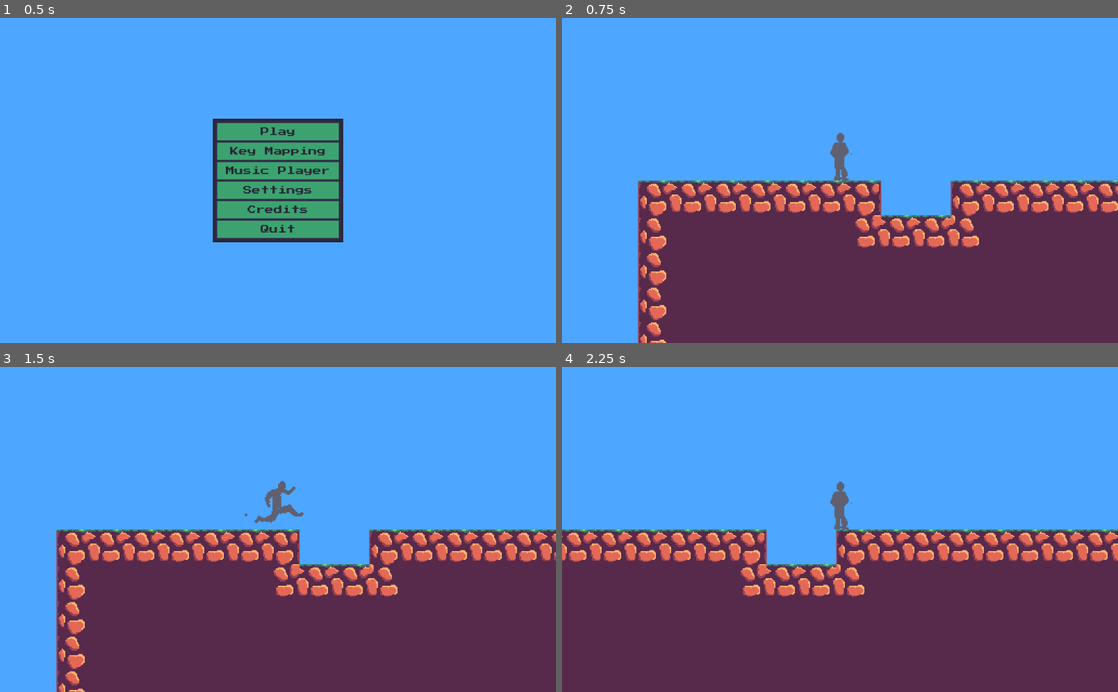
Above: before the commit, frames 1-4 (two rows, left to right).
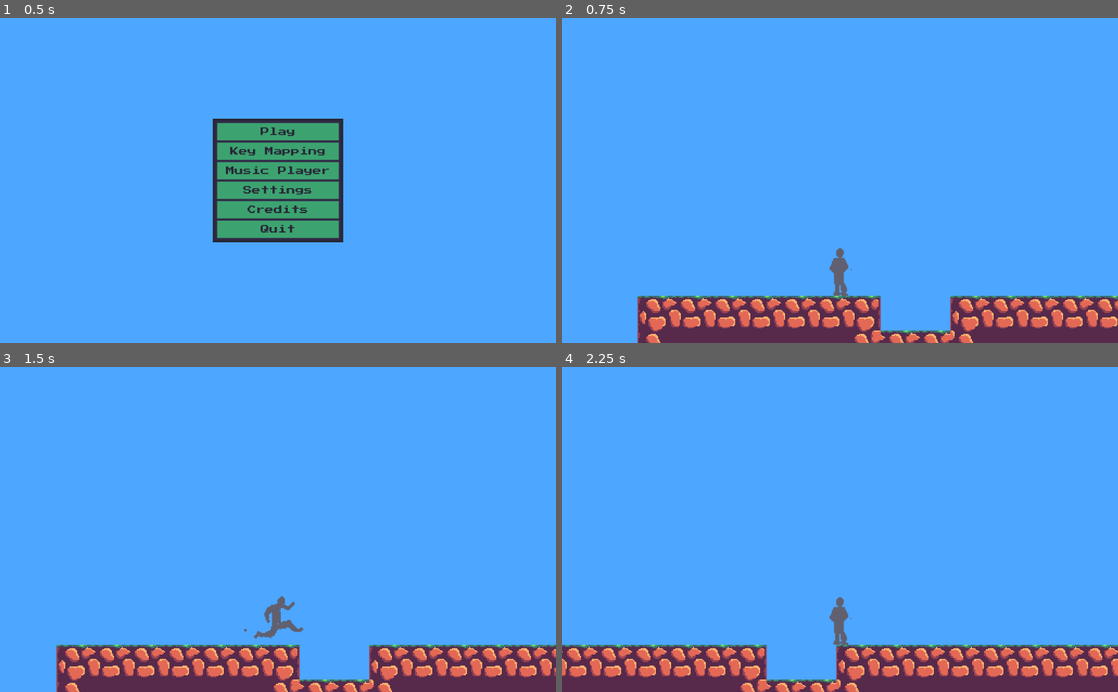
Above: after the commit, the same moments.

Repository: dardanbujupaj/rainbow-crystal
Game: Godot game, scene res://scenes/title_screen/TitleScreen.tscn
The game is run twice, just before and just after one commit, with the same random seed, the same clock (stepped at 60 frames per second) and the same inputs.
Inputs (mouse positions are in pixels of both pictures, inside the frame that each line leads up to):
- Up to frame 1 (0.5 s): no input
- Up to frame 2 (0.75 s): click "Play" at 0.5 s
- Up to frame 3 (1.5 s): tap Enter at 1.25 s; move the mouse to (400, 513) at 1.27 s; hold Right (g_right) from 1.28 s (still down); click (400, 513) at 1.42 s
- Up to frame 4 (2.25 s): tap Space (g_jump) at 1.52 s; release Right (g_right) at 2 s; drag from (728, 545) to (812, 594) at 2.02 s

Frame 1 is identical in both runs. In frame 2, 36% of the frame differs, in the area x 13-100%, y 35-100%; in frame 3, 38%; in frame 4, 42%, in the area x 0-100%, y 35-100%.

Commit message:
Add offset to camera.

Diff:
--- a/scenes/game/character/Character.gd
+++ b/scenes/game/character/Character.gd
@@ -94,7 +94,7 @@
 
 func hit(damage: float, direction: Vector2):
 	knockback += direction * damage * KNOCKBACK_INTENSITY
-	$Camera2D.add_trauma(damage)
+	$CameraCenter/Camera2D.add_trauma(damage)
 
 
 func apply_gravity(delta):
--- a/scenes/game/character/Character.tscn
+++ b/scenes/game/character/Character.tscn
@@ -90,24 +90,28 @@
 script = ExtResource( 3 )
 
 [node name="AnimationTree" type="AnimationTree" parent="."]
-tree_root = SubResource( 8 )
+tree_root = SubResource( 5 )
 anim_player = NodePath("../AnimationPlayer")
 active = true
-parameters/playback = SubResource( 9 )
+parameters/playback = SubResource( 6 )
 parameters/conditions/not_running = false
 parameters/conditions/running = false
 
 [node name="AnimationPlayer" type="AnimationPlayer" parent="."]
-anims/idle = SubResource( 1 )
-anims/run = SubResource( 2 )
+anims/idle = SubResource( 7 )
+anims/run = SubResource( 8 )
 
 [node name="Sprite" type="Sprite" parent="."]
 texture = ExtResource( 1 )
 region_enabled = true
-region_rect = Rect2( 128, 0, 128, 128 )
+region_rect = Rect2( 0, 0, 128, 128 )
 
-[node name="Camera2D" type="Camera2D" parent="."]
-position = Vector2( 0, -45 )
+[node name="CameraCenter" type="Node2D" parent="."]
+position = Vector2( 0.260574, -106.314 )
+
+[node name="Camera2D" type="Camera2D" parent="CameraCenter" groups=[
+"cameras",
+]]
 current = true
 zoom = Vector2( 0.5, 0.5 )
 script = ExtResource( 2 )
Not shown: 4 places in scenes/game/character/Character.tscn that only renumber resources
